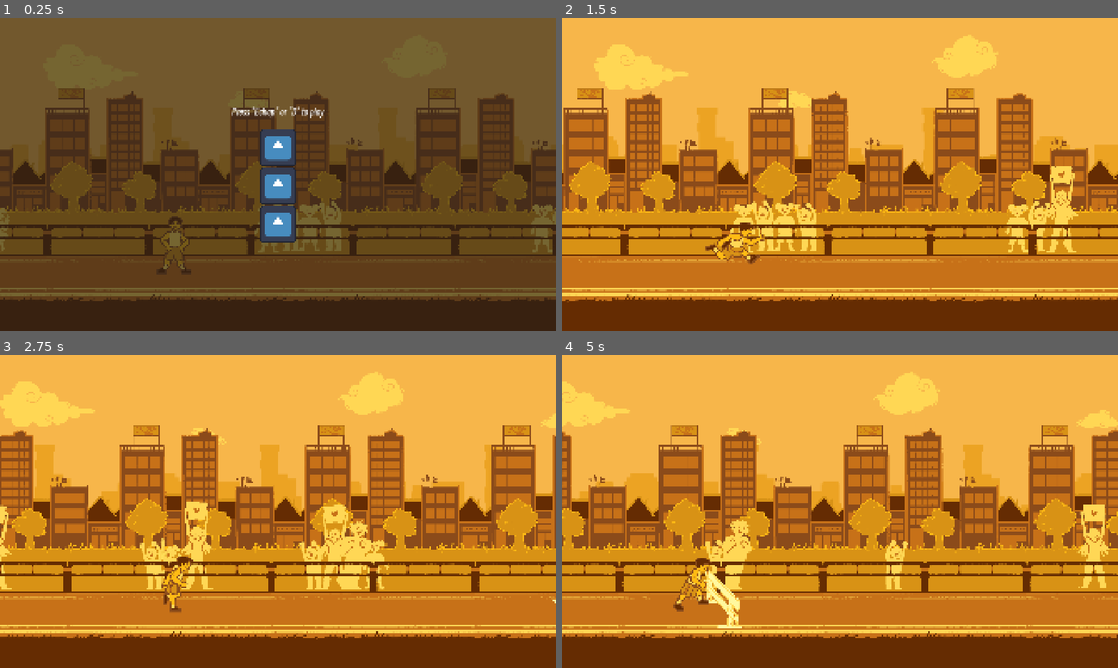
Above: before the commit, frames 1-4 (two rows, left to right).
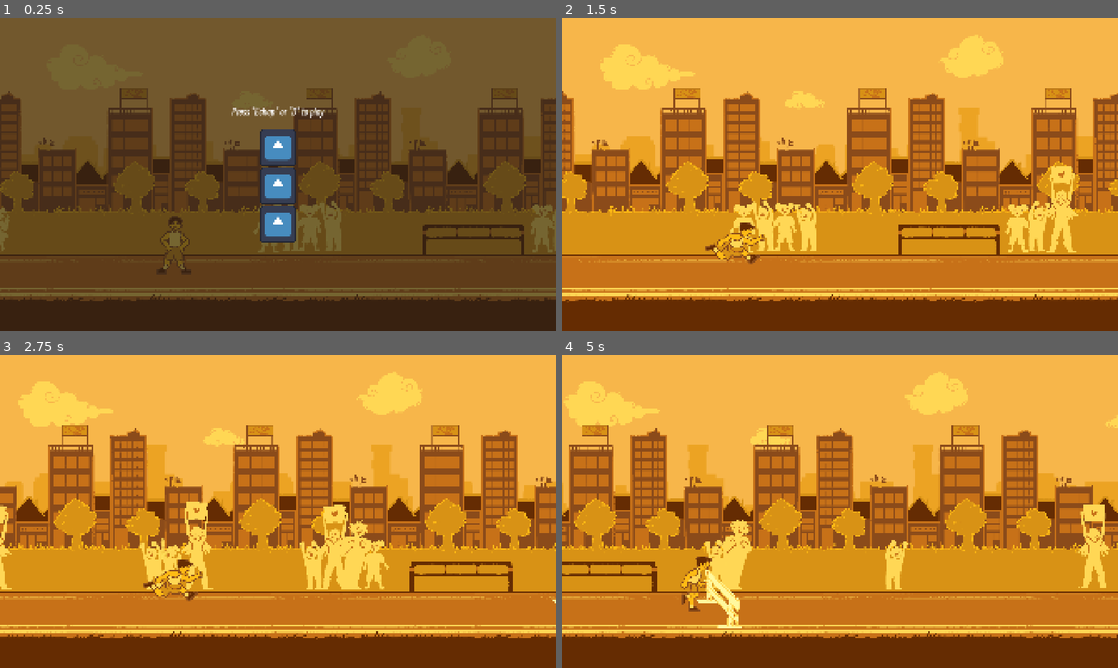
Above: after the commit, the same moments.

Repository: Ahzzak/Enjam2026_Grp5
Game: Godot game, scene res://scenes/world.tscn
Two runs of this game, one before a commit and one after it. Both use one fixed random seed, a clock stepped at 60 frames per second and the inputs below. The engine's default icon, where the game draws it, is replaced by a stand-in: a white triangle on a blue panel in a dark square. Sound files missing from this copy of the repository are replaced by a short silence.
Inputs (mouse positions are in pixels of both pictures, inside the frame that each line leads up to):
- Up to frame 1 (0.25 s): no input
- Up to frame 2 (1.5 s): click (840, 146) at 0.5 s; hold D (Run) from 1.28 s (still down)
- Up to frame 3 (2.75 s): tap Space (Jump) at 1.52, 2.27 s; release D (Run) at 2.03 s; tap Ctrl (Slide) at 2.1 s
- Up to frame 4 (5 s): tap N at 2.85 s; tap T at 3.6 s; tap Space (Jump) at 3.77, 4.52 s; tap Y at 4.35 s

The runs differ from the first frame. In frame 1, 14% of the frame differs, in the area x 0-100%, y 22-76%; in frame 2, 31%; in frame 3, 29%; in frame 4, 34%, in the area x 0-100%, y 5-82%.

Commit message:
feat(decor) : decors speed

Diff:
--- a/enjam-2026/prefabs/decor.tscn
+++ b/enjam-2026/prefabs/decor.tscn
@@ -33,7 +33,7 @@
 expand_mode = 1
 
 [node name="Clouds" type="Parallax2D" parent="." unique_id=529777360]
-scroll_scale = Vector2(0.05, 1)
+scroll_scale = Vector2(0.025, 0.5)
 repeat_size = Vector2(2600, 0)
 autoscroll = Vector2(-20, 0)
 
@@ -59,7 +59,7 @@
 centered = false
 
 [node name="Skyline" type="Parallax2D" parent="." unique_id=464947537]
-scroll_scale = Vector2(0.2, 1)
+scroll_scale = Vector2(0.05, 0.25)
 repeat_size = Vector2(777.4, 0)
 repeat_times = 7
 
@@ -71,7 +71,7 @@
 centered = false
 
 [node name="City" type="Parallax2D" parent="." unique_id=888156620]
-scroll_scale = Vector2(0.5, 1)
+scroll_scale = Vector2(0.1, 0.2)
 repeat_size = Vector2(640, 0)
 repeat_times = 7
 
@@ -83,15 +83,10 @@
 [node name="Ground" type="Parallax2D" parent="." unique_id=815608434]
 z_index = 1
 repeat_size = Vector2(704, 0)
-repeat_times = 7
-
-[node name="FenceA" type="Sprite2D" parent="Ground" unique_id=612823119]
-position = Vector2(0, 710)
-scale = Vector2(1.1, 1.1)
-texture = ExtResource("6_48ipw")
-centered = false
+repeat_times = 6
 
 [node name="FenceB" type="Sprite2D" parent="Ground" unique_id=1403514327]
+visible = false
 position = Vector2(352, 710)
 scale = Vector2(1.1, 1.1)
 texture = ExtResource("6_48ipw")
@@ -109,3 +104,14 @@
 offset_bottom = 1675.0
 mouse_filter = 2
 color = Color(0.39607844, 0.17254902, 0.007843138, 1)
+
+[node name="Ground2" type="Parallax2D" parent="." unique_id=29731889]
+z_index = 1
+repeat_size = Vector2(2000, 0)
+repeat_times = 3
+
+[node name="FenceA" type="Sprite2D" parent="Ground2" unique_id=1452873966]
+position = Vector2(0.125, 710)
+scale = Vector2(1.1, 1.1)
+texture = ExtResource("6_48ipw")
+centered = false
--- a/enjam-2026/prefabs/player.tscn
+++ b/enjam-2026/prefabs/player.tscn
@@ -91,7 +91,7 @@
 }],
 "loop": 1,
 "name": &"run",
-"speed": 15.0
+"speed": 12.0
 }, {
 "frames": [{
 "duration": 1.0,
@@ -160,7 +160,7 @@
 }],
 "loop": 1,
 "name": &"run",
-"speed": 15.0
+"speed": 12.0
 }, {
 "frames": [{
 "duration": 1.0,
@@ -193,15 +193,14 @@
 sprite_frames = SubResource("SpriteFrames_stj53")
 animation = &"run"
 autoplay = "idle"
-frame_progress = 0.9348268
+frame_progress = 0.42443132
 offset = Vector2(0, -128)
 
 [node name="SpriteSprite_OldRunner" type="AnimatedSprite2D" parent="Visual" unique_id=1468214603]
 visible = false
 sprite_frames = SubResource("SpriteFrames_sh7kr")
-animation = &"slide"
+animation = &"run"
 autoplay = "idle"
-frame_progress = 0.9587522
 offset = Vector2(0, -128)
 
 [node name="CeilingCheck" type="ShapeCast2D" parent="." unique_id=280805867]
